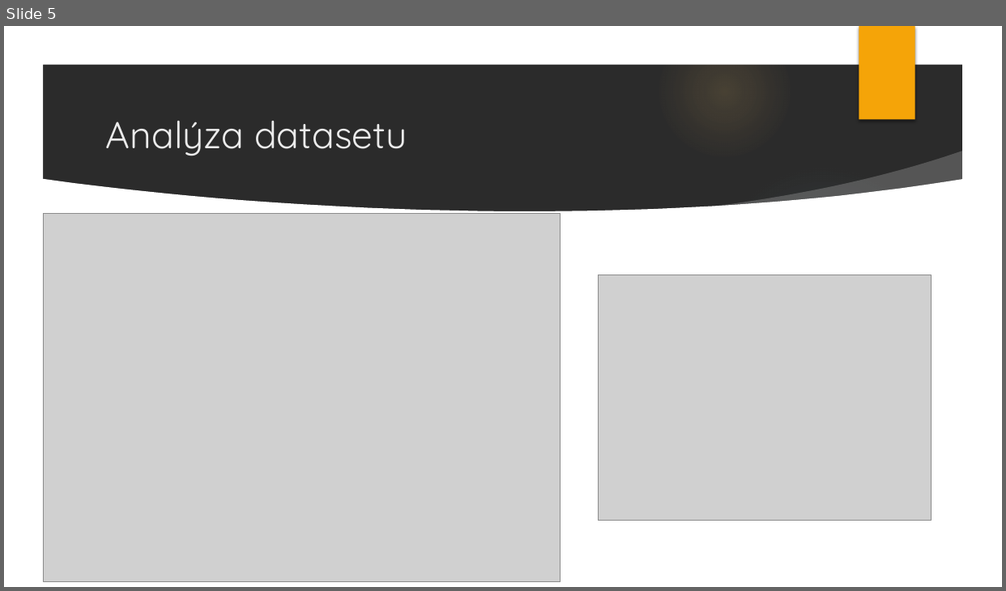
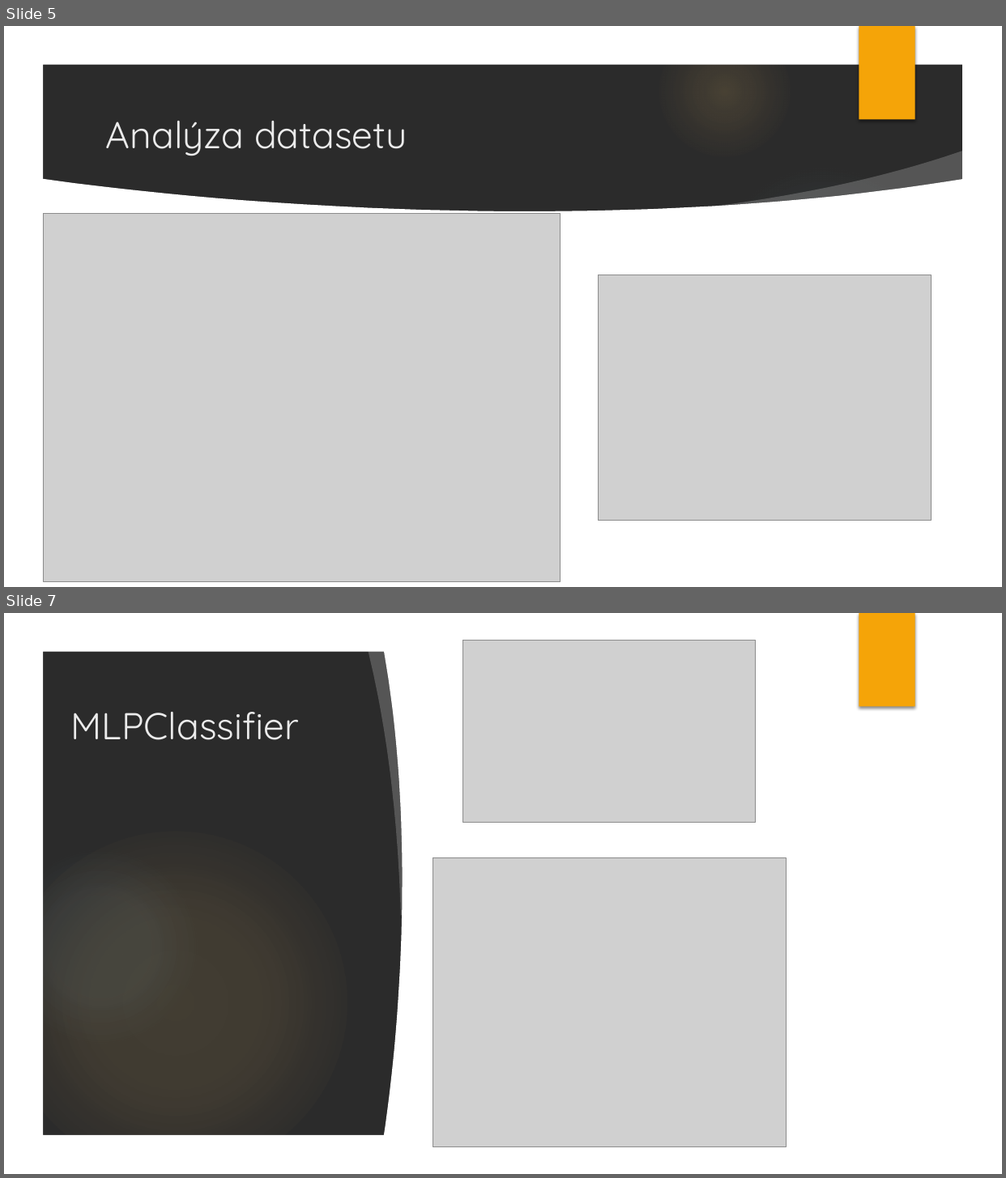
Before and after one commit to adamzv/Zverka_NS2021, a slide deck: zverka_stars_classification.pptx. Shown one above the other, each under a label of ours: slide 5 before the commit, slides 5 and 7 after it; the slides between them are not shown. The pictures are 1006x591 and 1006x1178 pixels, drawn with LibreOffice and Linux fonts; fonts in the diff are those of the drawing; grey boxes stand for pictures; background and template pictures are left out; a plain dark background stands for a picture behind light text. Boxes give left, top, right and bottom in pixels: in the first picture for what was removed or moved away, otherwise in the second. Text is boxed around its words. In the diff, an @@ line names an element or a change of style, - is before the commit and + after.

```diff
--- a/zverka_stars_classification.pptx
+++ b/zverka_stars_classification.pptx
@@ slide 7 added at (4, 613, 1002, 1174), background picture (left out); not listed: 7 template elements that a slide beside it also shows @@
@@ freeform shape added at (367, 645, 424, 917), fill #FFFFFF at 20% opacity @@
@@ freeform shape added at (383, 645, 486, 1141), fill #FFFFFF @@
@@ picture added at (463, 640, 756, 823) @@
@@ rectangle added at (472, 646, 967, 1142), fill #FFFFFF @@
@@ title added at (70, 712, 299, 740), 36 pt, text #EBEBEB @@
+MLPClassifier
@@ picture added at (433, 858, 786, 1148) @@
```
Also in this commit, not shown: 4 slides changed, 3 other slides added, 2 slides removed.
